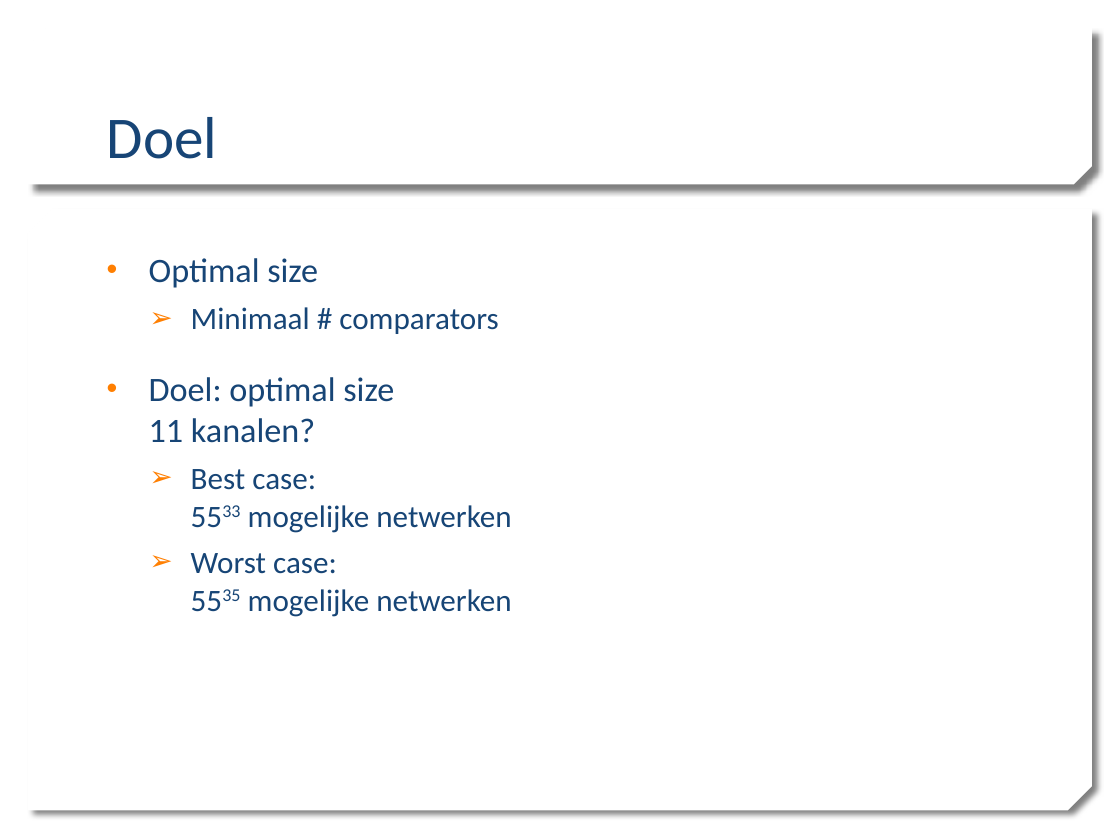
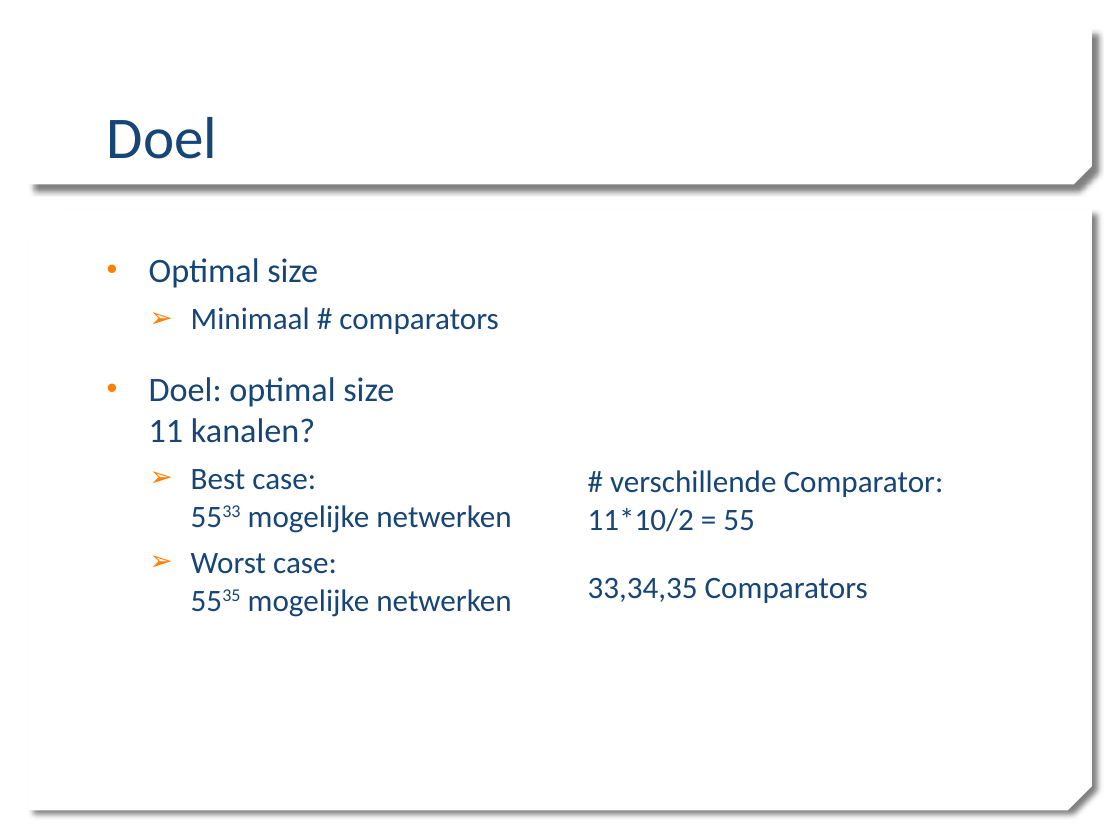
Before and after one commit to mdekempeneer/Research-Optimal-Size-Sorting-Networks, a slide deck: slide 11 of PPP1_WV.pptx. Drawn at 1120x840 pixels with LibreOffice and Linux fonts; fonts in the diff are those of the drawing; background and template pictures are left out. Boxes give left, top, right and bottom in pixels: in the first picture for what was removed or moved away, otherwise in the second. Text is boxed around its words. In the diff, an @@ line names an element or a change of style, - is before the commit and + after.

```diff
--- a/PPP1_WV.pptx
+++ b/PPP1_WV.pptx
@@ text added at (588, 470, 944, 603), 20 pt, text #174576 @@
+# verschillende Comparator: 11*10/2 = 55
+33,34,35 Comparators
```
Also in this commit, not shown: 6 other slides changed, 1 slide added.
